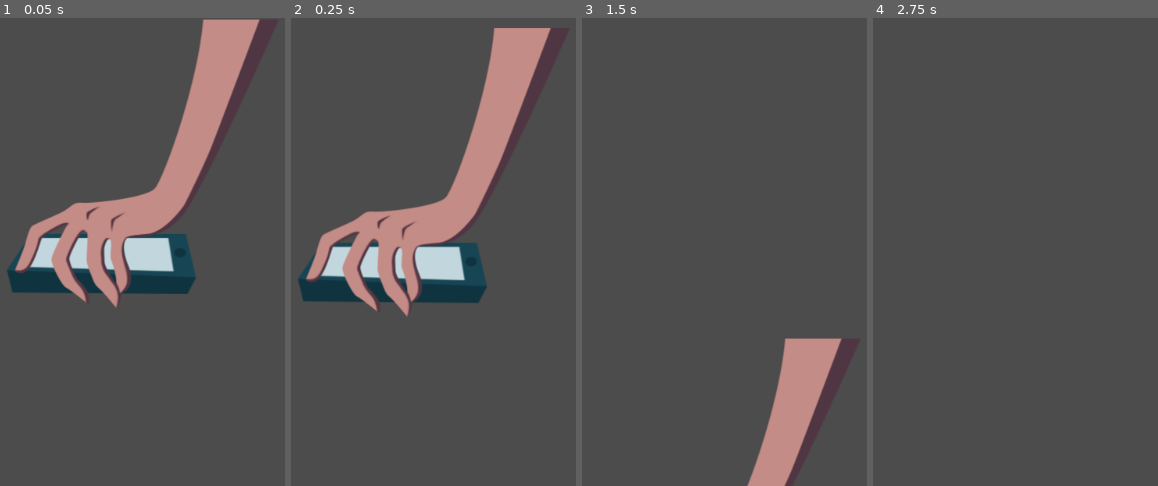
Above: before the commit, frames 1-4 (left to right).
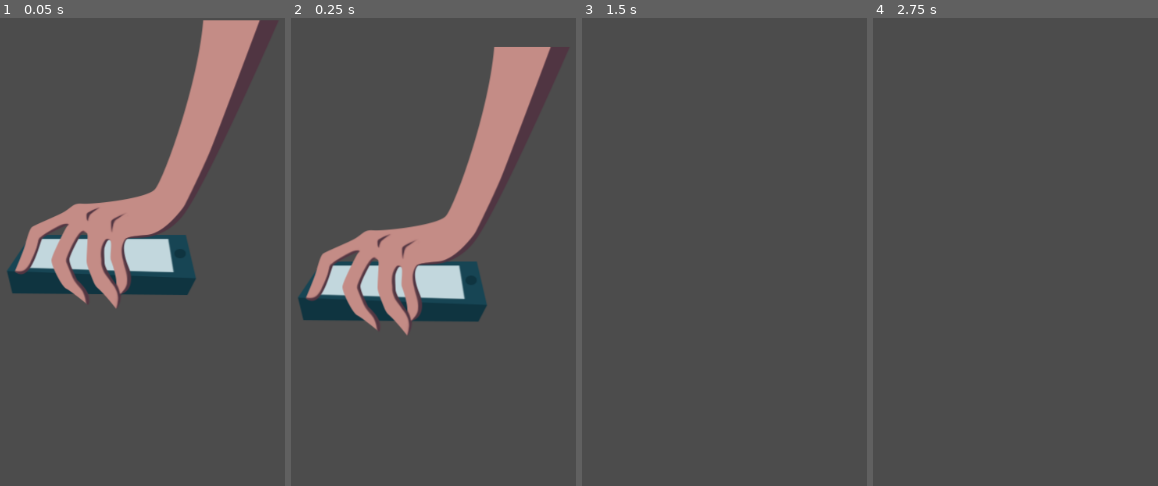
Above: after the commit, the same moments.

Repository: santyarellano/Shattered
Game: Godot game, scene res://Obj/Hazards/Hand/Hand.tscn
The game is run twice, just before and just after one commit, with the same random seed, the same clock (stepped at 60 frames per second) and the same inputs. The project has no main scene, so this scene is started directly.
Inputs:
- Up to frame 1 (0.05 s): no input
- Up to frame 2 (0.25 s): no input
- Up to frame 3 (1.5 s): hold Right (ui_right) from 0.53 s (still down); tap Space (ui_select) at 0.77 s
- Up to frame 4 (2.75 s): tap Space (ui_select) at 1.52 s; release Right (ui_right) at 2.03 s; hold Left (ui_left) from 2.03 s (still down)

The runs differ from the first frame. In frame 1, 1.3% of the frame differs, in the area x 4-92%, y 0-62%; in frame 2, 13%, in the area x 2-92%, y 2-68%; in frame 3, 5.0%; in frame 4, nothing differs.

Commit message:
Actualizacion Mano
Manda notificacion al colisionar con jugador

Diff:
--- a/Obj/Hazards/Hand/Hand.gd
+++ b/Obj/Hazards/Hand/Hand.gd
@@ -17,13 +17,21 @@
 func _physics_process(delta):
 	if(direction==-1):
 		#elevacion
-		ACC=1
+		ACC=0.1
 	else:
 		#caida
-		ACC=6
+		ACC=0.3
 	velocity.y += (ACC*direction)
-	velocity= move_and_slide(velocity,FLOOR)
-
+	var collision = move_and_collide(velocity)
+	if collision:
+		if (collision.collider.name=="Player"):
+			_on_IntervaloCaida_timeout()
+			print("Vida reducida")
+	#velocity= move_and_slide(velocity,FLOOR)
+	#for i in get_slide_count():
+	#	var collision = get_slide_collision(i)
+	#	if(collision.collider.name=="Player"):
+	#		print("game ova")
 func _on_IntervaloCaida_timeout():
 	velocity.y=0;
 	direction=direction*-1
